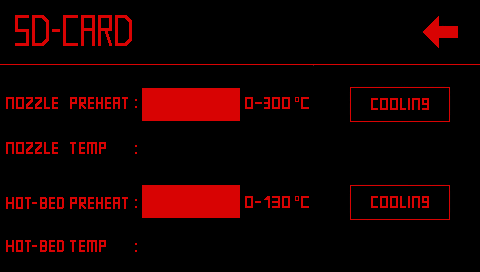
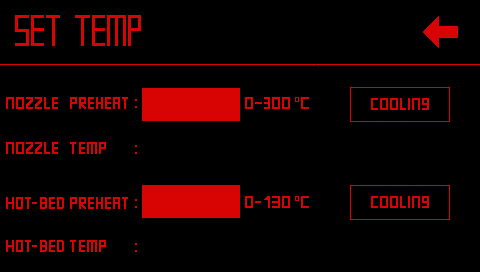
The second 480px x 272px image is a revision of the first. Changes to its layers:
painted on "61_E_NozzleHotbet.bmp" over [31, 15, 141, 46]
